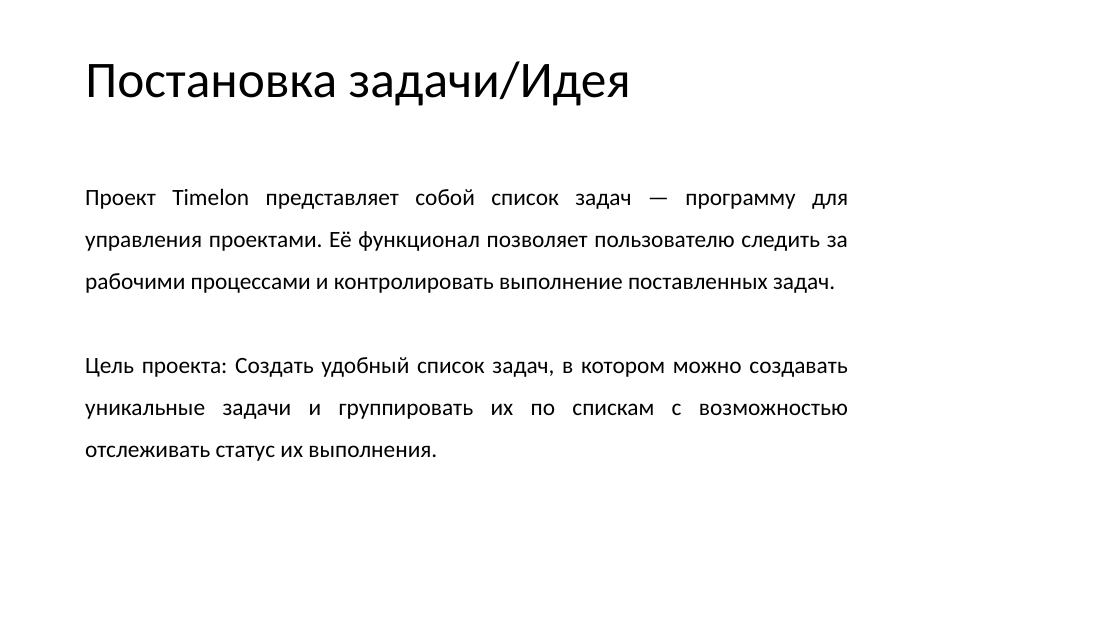
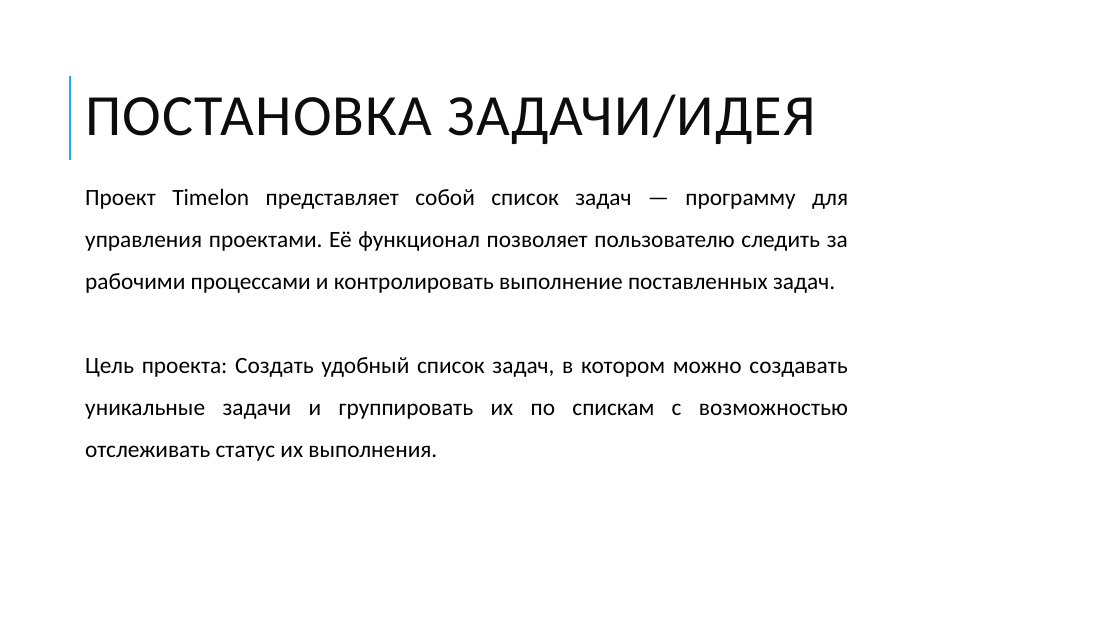
Before and after one commit to N0tilT/Timelon, a slide deck: slide 2 of docs/Timelon.pptx. Drawn at 1120x630 pixels with LibreOffice and Linux fonts; fonts in the diff are those of the drawing. Boxes give left, top, right and bottom in pixels: in the first picture for what was removed or moved away, otherwise in the second. Text is boxed around its words. In the diff, an @@ line names an element or a change of style, - is before the commit and + after.

```diff
--- a/docs/Timelon.pptx
+++ b/docs/Timelon.pptx
@@ line added from (70, 160) to (70, 76), #1CADE4 1.5 pt @@
@@ title at [85, 94, 816, 144]: text changed; size 44 to 50 pt; text colour #000000 to #0D0D0D @@
-Постановка задачи/Идея
+ПОСТАНОВКА ЗАДАЧИ/ИДЕЯ
```
Also in this commit, not shown: 24 other slides changed.
